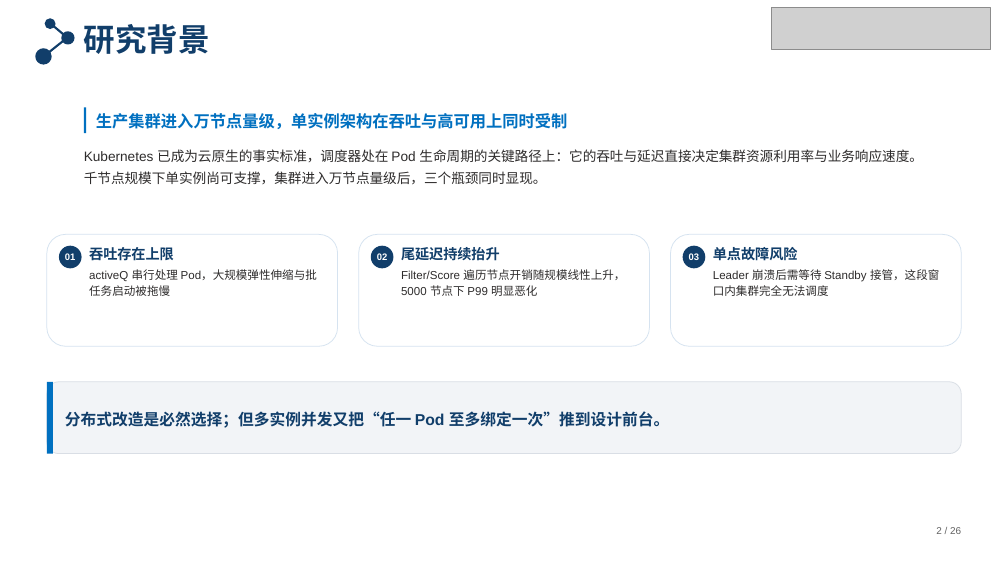
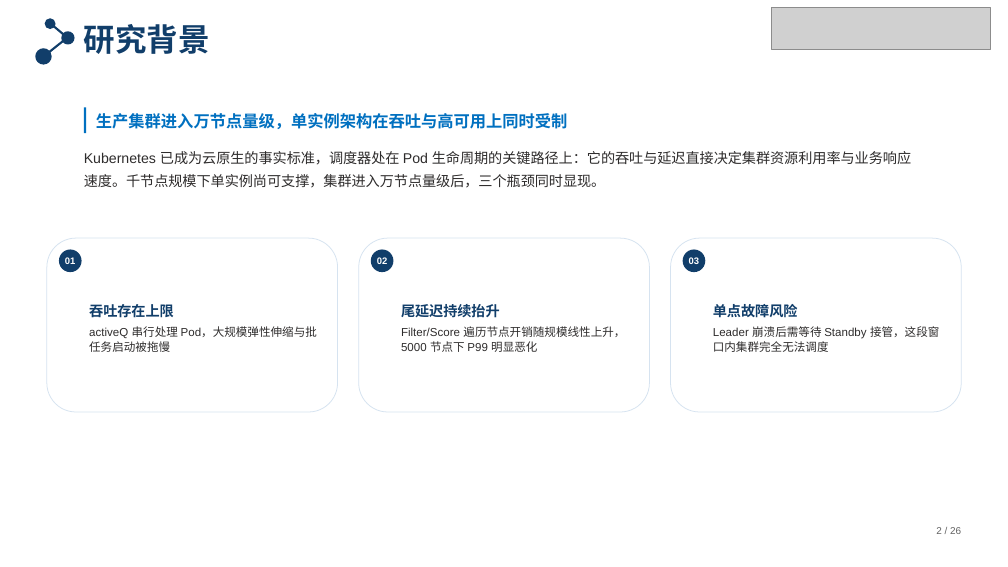
Before and after one commit to tengfei86/godel-scheduler, a slide deck: slide 2 of docs/thesis/defense/答辩PPT-北航模板版.pptx. Drawn at 1008x567 pixels with LibreOffice and Linux fonts; fonts in the diff are those of the drawing; grey boxes stand for pictures. Boxes give left, top, right and bottom in pixels: in the first picture for what was removed or moved away, otherwise in the second. Text is boxed around its words. In the diff, an @@ line names an element or a change of style, - is before the commit and + after.

```diff
--- a/docs/thesis/defense/答辩PPT-北航模板版.pptx
+++ b/docs/thesis/defense/答辩PPT-北航模板版.pptx
@@ text "Kubernetes 已成为云原生的事实标准，调度器处在 Pod 生命周期的关键路径上：它的吞吐与延迟直接决定集群资源利 ..." at <box>84,151,911,188</box>: size 13 to 13.5 pt; line spacing 1.35 to 1.4 @@
@@ rounded rectangle: place and size @@
-rounded rectangle at <box>47,234,338,346</box>
+rounded rectangle at <box>47,238,338,412</box>
@@ rounded rectangle: place and size @@
-rounded rectangle at <box>359,234,650,346</box>
+rounded rectangle at <box>359,238,650,412</box>
@@ rounded rectangle: place and size @@
-rounded rectangle at <box>670,234,961,346</box>
+rounded rectangle at <box>670,238,961,412</box>
@@ 3 ellipses: place and size @@
-3 ellipses at <box>59,246,705,268</box>
+3 ellipses at <box>59,249,705,272</box>
@@ vertical alignment top to middle in 3 elements at <box>89,304,317,352</box>, <box>401,304,625,352</box>, <box>713,304,939,352</box> @@
@@ rounded rectangle removed at <box>47,382,961,453</box> @@
@@ rectangle removed at <box>47,382,53,453</box> @@
@@ text removed at <box>65,411,669,428</box> @@
-分布式改造是必然选择；但多实例并发又把“任一 Pod 至多绑定一次”推到设计前台。
```
Also in this commit, not shown: 1 other slide changed, 2 other files.
